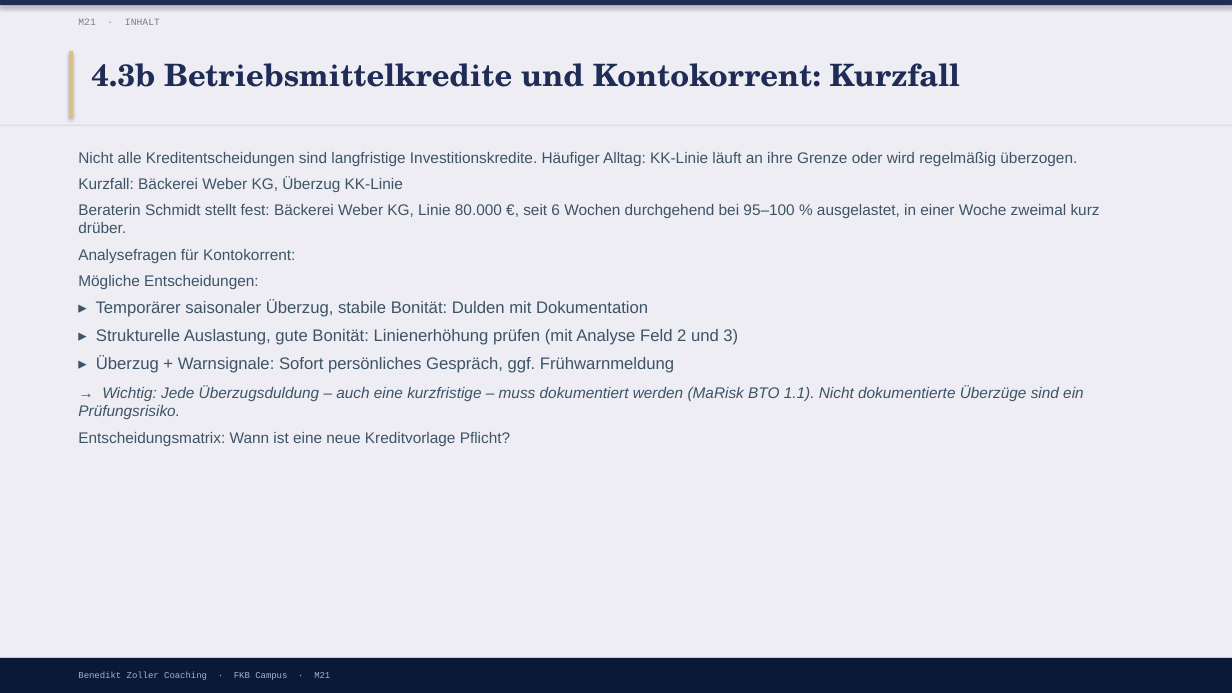
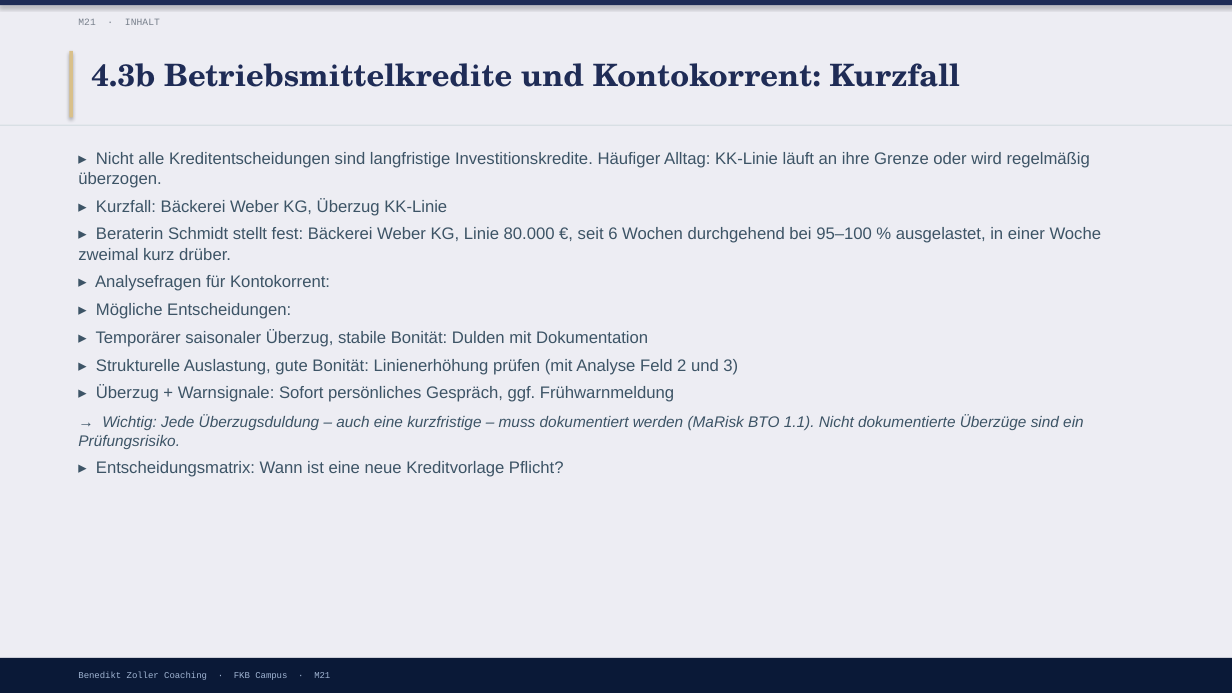
Before and after one commit to ck5rqc47pr-byte/firmenkundenakademie-online, a slide deck: slide 14 of protected-downloads/praesentation/M21.pptx (slide 12 before the commit). Drawn at 1232x693 pixels with LibreOffice and Linux fonts; fonts in the diff are those of the drawing. Boxes give left, top, right and bottom in pixels: in the first picture for what was removed or moved away, otherwise in the second. Text is boxed around its words. In the diff, an @@ line names an element or a change of style, - is before the commit and + after.

```diff
--- a/protected-downloads/praesentation/M21.pptx
+++ b/protected-downloads/praesentation/M21.pptx
@@ text at (78, 152, 1102, 319): text changed; size 12 to 13 pt @@
-Nicht alle Kreditentscheidungen sind langfristige Investitionskredite. Häufiger Alltag: KK-Linie läuft an ihre Grenze oder wird regelmäßig überzogen.
-Kurzfall: Bäckerei Weber KG, Überzug KK-Linie
-Beraterin Schmidt stellt fest: Bäckerei Weber KG, Linie 80.000 €, seit 6 Wochen durchgehend bei 95–100 % ausgelastet, in einer Woche zweimal kurz drüber.
-Analysefragen für Kontokorrent:
-Mögliche Entscheidungen:
+▸ Nicht alle Kreditentscheidungen sind langfristige Investitionskredite. Häufiger Alltag: KK-Linie läuft an ihre Grenze oder wird regelmäßig überzogen.
+▸ Kurzfall: Bäckerei Weber KG, Überzug KK-Linie
+▸ Beraterin Schmidt stellt fest: Bäckerei Weber KG, Linie 80.000 €, seit 6 Wochen durchgehend bei 95–100 % ausgelastet, in einer Woche zweimal kurz drüber.
+▸ Analysefragen für Kontokorrent:
+▸ Mögliche Entscheidungen:
@@ text at (96, 461, 564, 477): text changed; size 12 to 13 pt @@
-Entscheidungsmatrix: Wann ist eine neue Kreditvorlage Pflicht?
+▸ Entscheidungsmatrix: Wann ist eine neue Kreditvorlage Pflicht?
```
Also in this commit, not shown: 7 other slides changed, 6 slides added, 1 slide removed, 21 other files.
